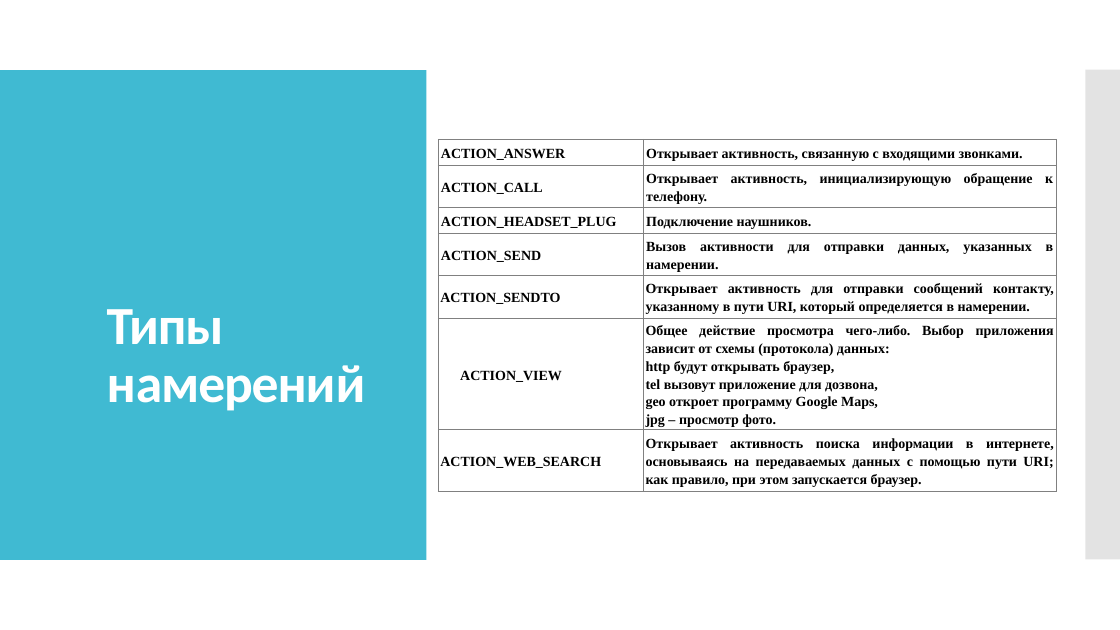
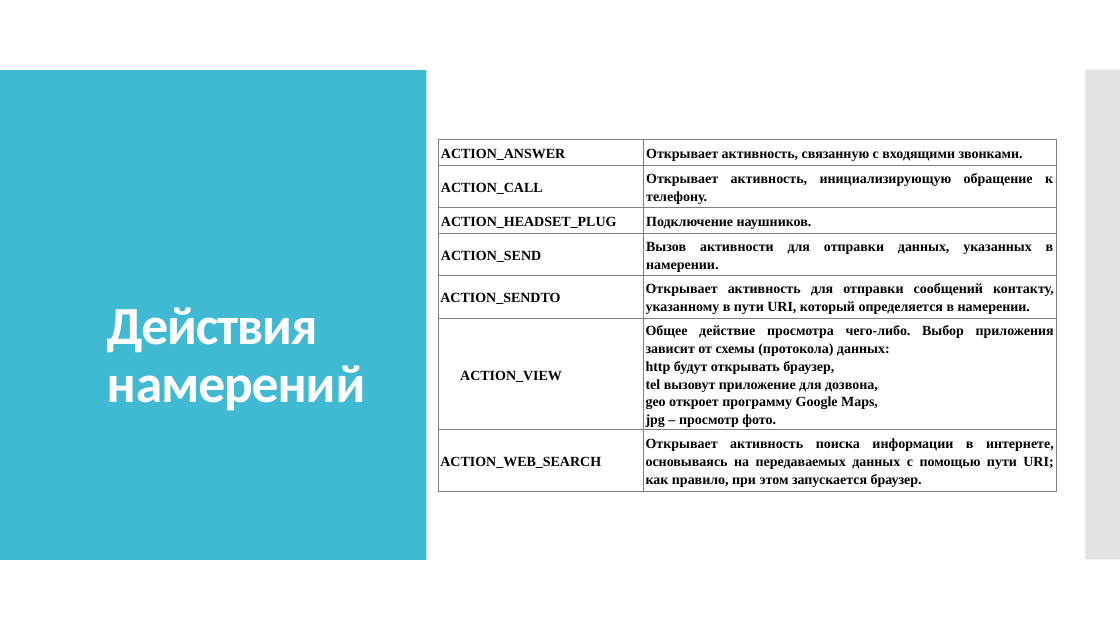
Before and after one commit to IriEfremova/LessonsCube, a slide deck: slide 7 of Samsung/Lesson13/ContextIntent.pptx (slide 3 before the commit). Drawn at 1120x630 pixels with LibreOffice and Linux fonts; fonts in the diff are those of the drawing. Boxes give left, top, right and bottom in pixels: in the first picture for what was removed or moved away, otherwise in the second. Text is boxed around its words. In the diff, an @@ line names an element or a change of style, - is before the commit and + after.

```diff
--- a/Samsung/Lesson13/ContextIntent.pptx
+++ b/Samsung/Lesson13/ContextIntent.pptx
@@ title at (x1=107, y1=307, x2=366, y2=411): text changed @@
-Типы намерений
+Действия намерений
```
Also in this commit, not shown: 1 other slide changed, 6 slides added, 1 slide removed, 1 other file.
